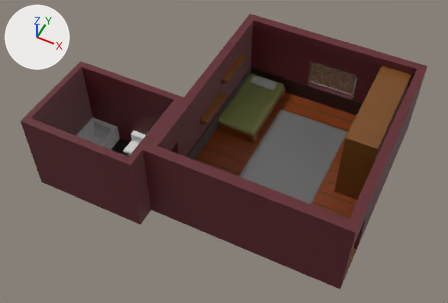
Renders of the FBX model Sorrow/Assets/Models/RoomScene/Cuarto.fbx from each side of a commit.
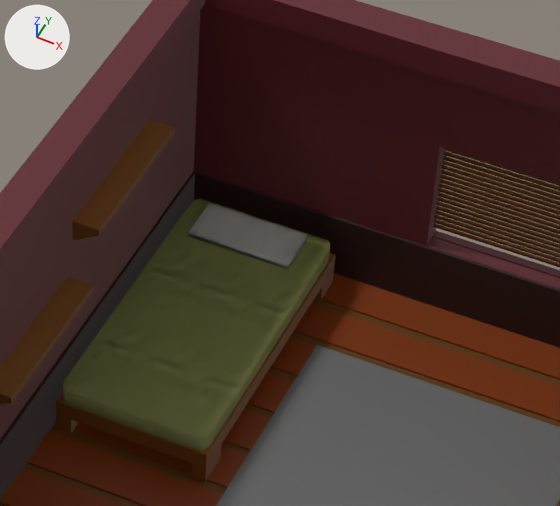
The first picture shows the older version from a 50 mm camera at (6.67, -20.9, 25.44) aimed at (-2.97, -1.63, 1.35). The close-ups show both versions on the part from 45% to 76% of the width and 8% to 49% of the height of that picture; other places that the commit changed are outside them. Every picture has the same lights, and +X, +Y and +Z are marked at upper left. Where no turn or scale is listed for an object, it has been applied to the vertices.

Script lines for the objects in view, before the commit:
```python
me_cube_018 = bpy.data.meshes.new('Cube.018')
me_cube_018.from_pydata(...)  # 88 vertices, 45 faces; spans x -1.09..1.09, y -2.19..2.19, z -0.13..0.13
me_cube_018.materials.append(mat_material_012)
me_cube_019 = bpy.data.meshes.new('Cube.019')
me_cube_019.from_pydata(...)  # 12 vertices, 10 faces; spans x -0.81..0.73, y 1.37..2.05, z 0.12..0.25
me_cube_019.materials.append(mat_material_014)
me_plane_004 = bpy.data.meshes.new('Plane.004')
me_plane_004.from_pydata(...)  # 688 vertices, 640 faces; spans x -11.1..5.0, y -6.8..5.7, z 0.0..4.6
# faces by material slot: [95, 28, 287, 4, 226]
me_plane_004.materials.append(mat_material_004)  # brown #5c3b0d
me_plane_004.materials.append(mat_material_008)  # black #2b1614
me_plane_004.materials.append(mat_material_003)  # dark red #5f2129
me_plane_004.materials.append(mat_material_006)  # black #000000
me_plane_004.materials.append(mat_material_007)  # brown #763100
ob_cube_018 = bpy.data.objects.new('Cube.018', me_cube_018)
ob_cube_018.location = (-3.45, 2.94, 0.69)
ob_cube_019 = bpy.data.objects.new('Cube.019', me_cube_019)
ob_cube_019.location = (-3.45, 2.94, 0.69)
ob_plane_004 = bpy.data.objects.new('Plane.004', me_plane_004)
ob_plane_004.location = (0.0, 0.0, 0.0)
# also in view: 'alfombra' at (0.03, 0.56, 0.03); 'Cube.009' at (-4.5, 0.15, 2.19); 'Cube.002' at (-3.45, 2.95, 0.3); 'Cube.010' at (-4.5, 2.64, 3.03); 'Cube.005' at (0.27, 5.61, 2.06)
```
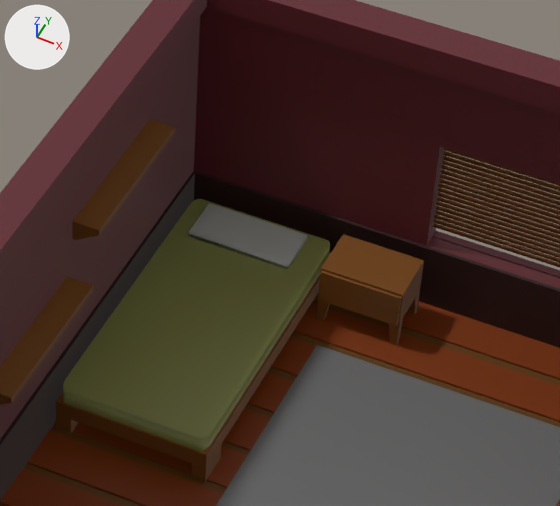
Changed parts and their boxes (x1, y1, x2, y2) in the close-ups (560 x 506 px):
```json
{"object": "Cube.001", "change": "added", "after": [316, 234, 424, 345], "on screen": "brown"}
{"object": "Cube.004", "change": "added", "after": [319, 271, 402, 312], "on screen": "brown"}
{"object": "Cube.003", "change": "added", "after": [318, 286, 400, 326], "on screen": "brown"}
```

Scene script edits in JSON lines:
```json
{"op": "add", "block": "me_cube_008", "code": ["me_cube_008 = bpy.data.meshes.new('Cube.008')", "me_cube_008.from_pydata(...)  # 24 vertices, 20 faces; spans x -0.603..0.603, y -0.021..0.765, z -0.131..0.131", "me_cube_008.materials.append(mat_material_002)  # brown #764816"]}
{"op": "add", "block": "me_cube_005", "code": ["me_cube_005 = bpy.data.meshes.new('Cube.005')", "me_cube_005.from_pydata(...)  # 256 vertices, 254 faces; spans x -0.617..0.617, y -0.4..0.4, z -0.699..0.281", "me_cube_005.materials.append(mat_material_002)  # brown #764816"]}
{"op": "add", "block": "ob_cube_003", "code": ["ob_cube_003 = bpy.data.objects.new('Cube.003', me_cube_008)", "ob_cube_003.location = (-1.62, 4.32, 0.58)"]}
{"op": "add", "block": "ob_cube_001", "code": ["ob_cube_001 = bpy.data.objects.new('Cube.001', me_cube_005)", "ob_cube_001.location = (-1.62, 4.74, 0.72)"]}
{"op": "add", "block": "ob_cube_004", "code": ["ob_cube_004 = bpy.data.objects.new('Cube.004', me_cube_008.copy())", "ob_cube_004.location = (-1.62, 4.32, 0.84)"]}
```
